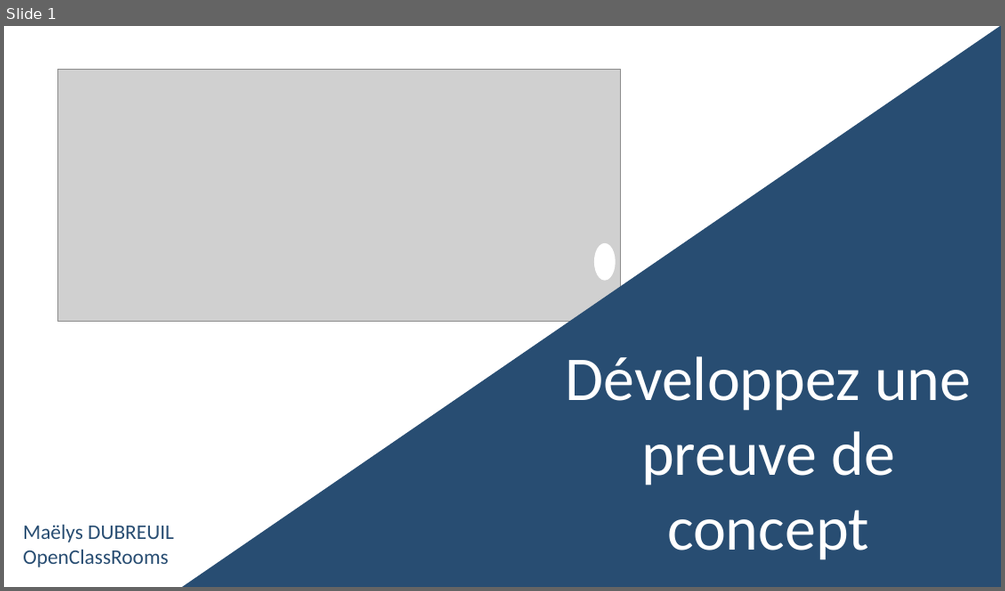
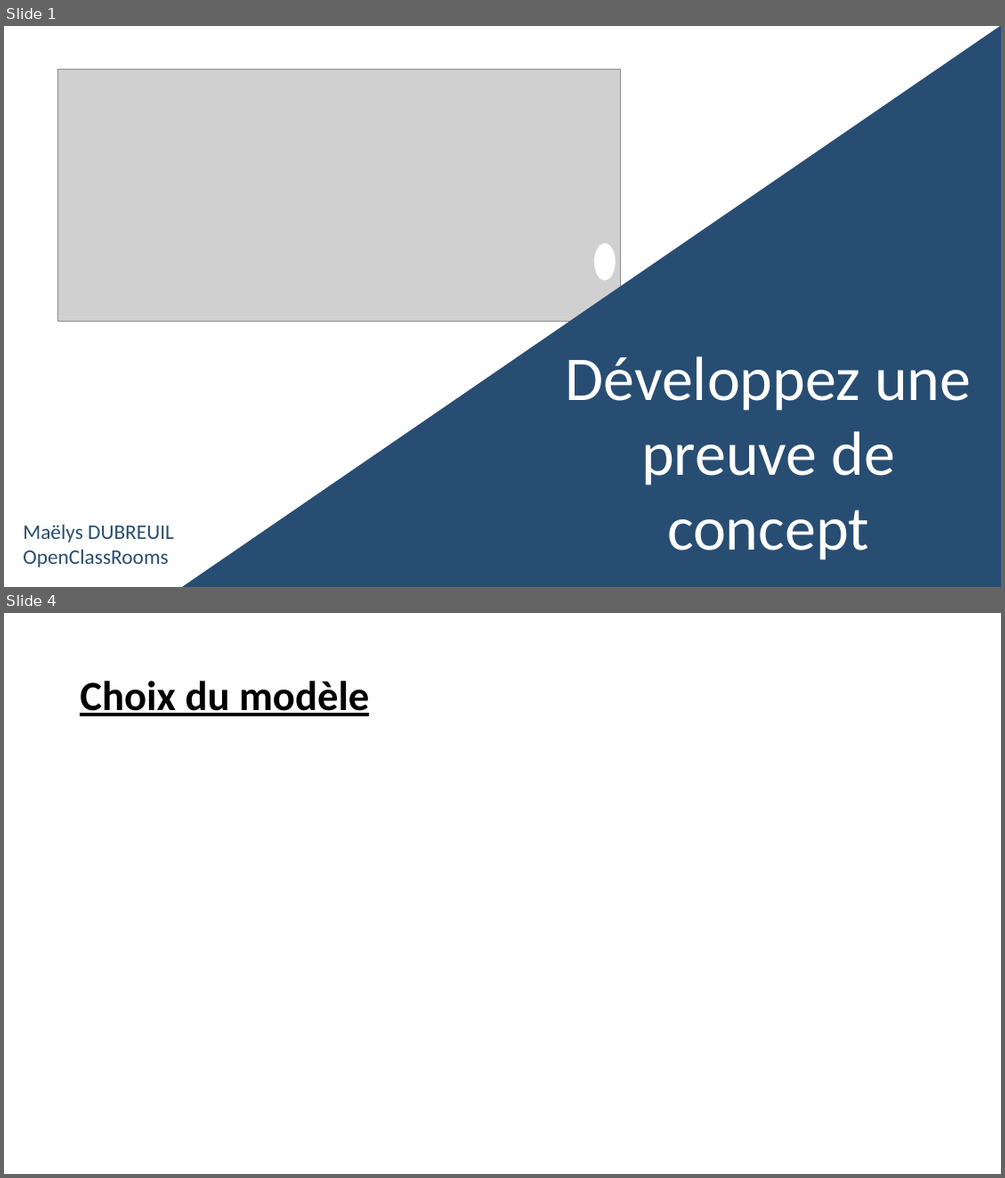
Before and after one commit to Maelys0903/PROJET7, a slide deck: Présentation.pptx. Shown one above the other, each under a label of ours: slide 1 before the commit, slides 1 and 4 after it; the slides between them are not shown. The pictures are 1005x591 and 1005x1178 pixels, drawn with LibreOffice and Linux fonts; fonts in the diff are those of the drawing; grey boxes stand for pictures. Boxes give left, top, right and bottom in pixels: in the first picture for what was removed or moved away, otherwise in the second. Text is boxed around its words. In the diff, an @@ line names an element or a change of style, - is before the commit and + after.

```diff
--- a/Présentation.pptx
+++ b/Présentation.pptx
@@ slide 4 added at (x1=4, y1=613, x2=1001, y2=1174), background #FFFFFF @@
@@ title added at (x1=80, y1=681, x2=369, y2=716), 40 pt, text #000000, bold, underline @@
+Choix du modèle
```
Also in this commit, not shown: 6 other slides added, 1 slide removed, 1 other file.
